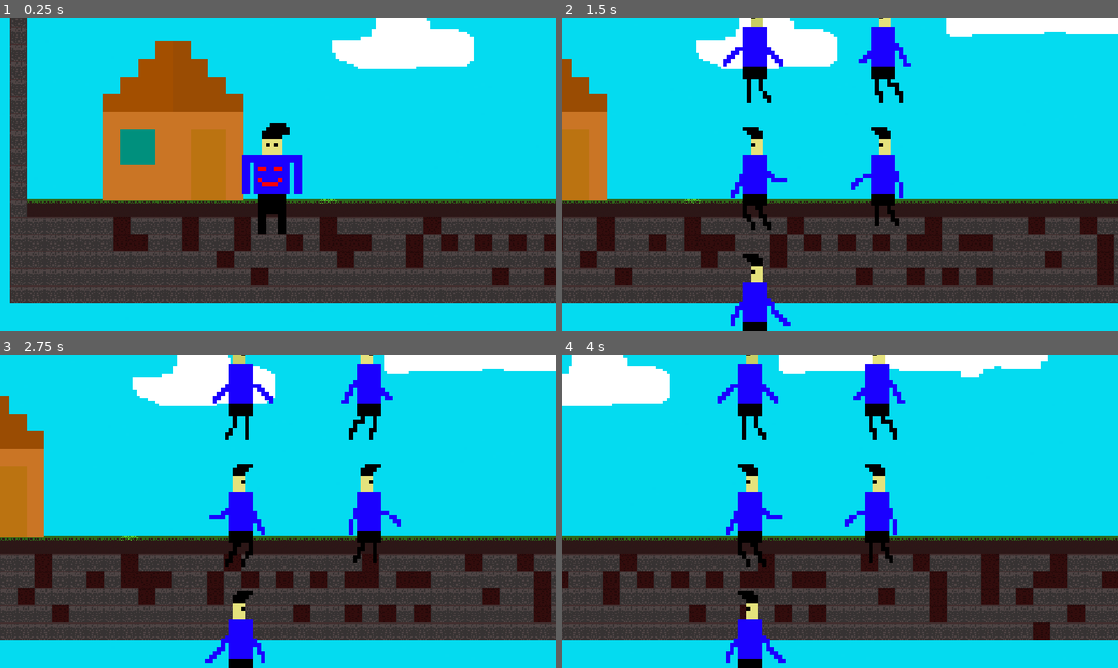
Above: before the commit, frames 1-4 (two rows, left to right).
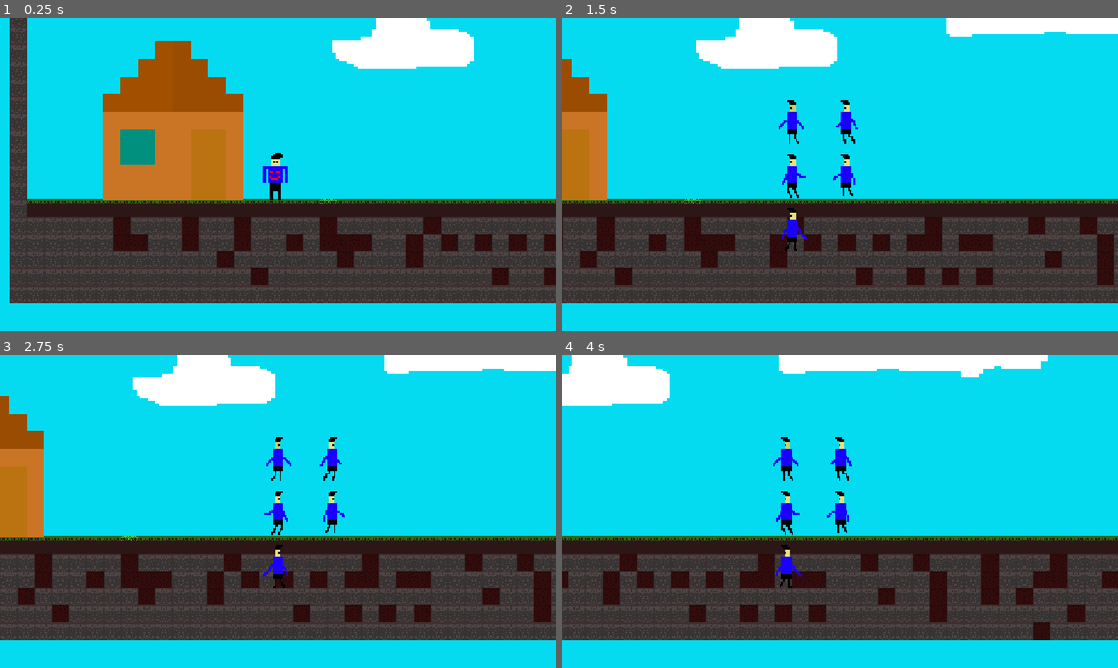
Above: after the commit, the same moments.

Repository: TheAbdullahSaleem/First-project-
Game: Godot game, scene res://scenes/world/World.tscn
Two runs of this game, one before a commit and one after it. Both use one fixed random seed, a clock stepped at 60 frames per second and the inputs below. This scene is started directly instead of the project's main scene.
Inputs (mouse positions are in pixels of both pictures, inside the frame that each line leads up to):
- Up to frame 1 (0.25 s): no input
- Up to frame 2 (1.5 s): tap Enter at 0.5 s; move the mouse to (962, 158) at 0.52 s; press the mouse at (962, 158) at 0.53 s; hold D (right) 0.53-1.28 s; move the mouse to (728, 190) at 1.27 s; release the mouse at (728, 190) at 1.28 s; hold A (left) from 1.28 s (still down); tap E (Interact) at 1.35 s
- Up to frame 3 (2.75 s): move the mouse to (333, 442) at 2.02 s; release A (left) at 2.03 s; press the mouse at (333, 442) at 2.03 s; hold D (right) from 2.03 s (still down)
- Up to frame 4 (4 s): move the mouse to (812, 574) at 2.77 s; release the mouse at (812, 574) at 2.78 s; tap E (Interact) at 2.85 s; move the mouse to (1006, 558) at 3.52 s; release D (right) at 3.53 s; press the mouse at (1006, 558) at 3.53 s; hold A (left) from 3.53 s (still down)

The runs differ from the first frame. In frame 1, 2.0% of the frame differs, in the area x 43-55%, y 33-70%; in frame 2, 6.6%; in frame 3, 6.6%; in frame 4, 6.7%, in the area x 28-62%, y 0-100%.

Commit message:
scale down

Diff:
--- a/scenes/player/character_body_2d.tscn
+++ b/scenes/player/character_body_2d.tscn
@@ -37,7 +37,7 @@
 size = Vector2(20, 28)
 
 [sub_resource type="CircleShape2D" id="CircleShape2D_interact"]
-radius = 28.0
+radius = 54.0
 
 [node name="CharacterBody2D" type="CharacterBody2D" unique_id=630034284]
 script = ExtResource("1_s25n1")
@@ -61,5 +61,5 @@
 script = ExtResource("3_lxlh8")
 
 [node name="CollisionShape2D" type="CollisionShape2D" parent="Area2D" unique_id=360432931]
-position = Vector2(0, 8)
+position = Vector2(-10, 43)
 shape = SubResource("CircleShape2D_interact")
--- a/scenes/world/World.tscn
+++ b/scenes/world/World.tscn
@@ -44,7 +44,7 @@
 
 [node name="CharacterBody2D" parent="." unique_id=630034284 instance=ExtResource("5_yr1n6")]
 position = Vector2(41, -23)
-scale = Vector2(0.58, 0.58)
+scale = Vector2(0.245, 0.245)
 
 [node name="Camera2D2" type="Camera2D" parent="CharacterBody2D" unique_id=598941493]
 zoom = Vector2(3, 3)
